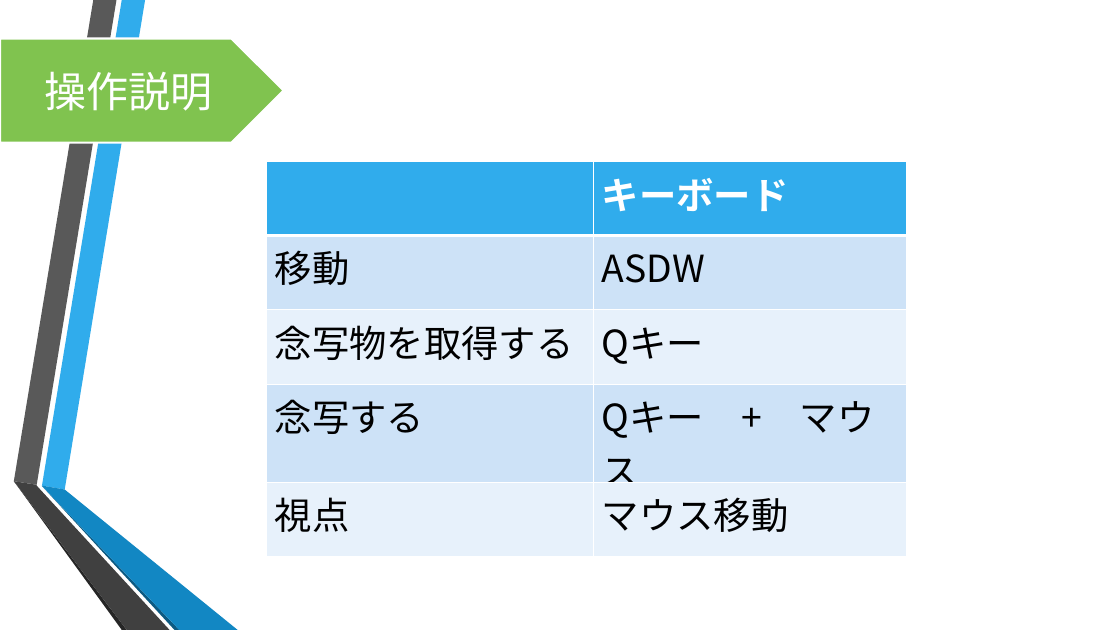
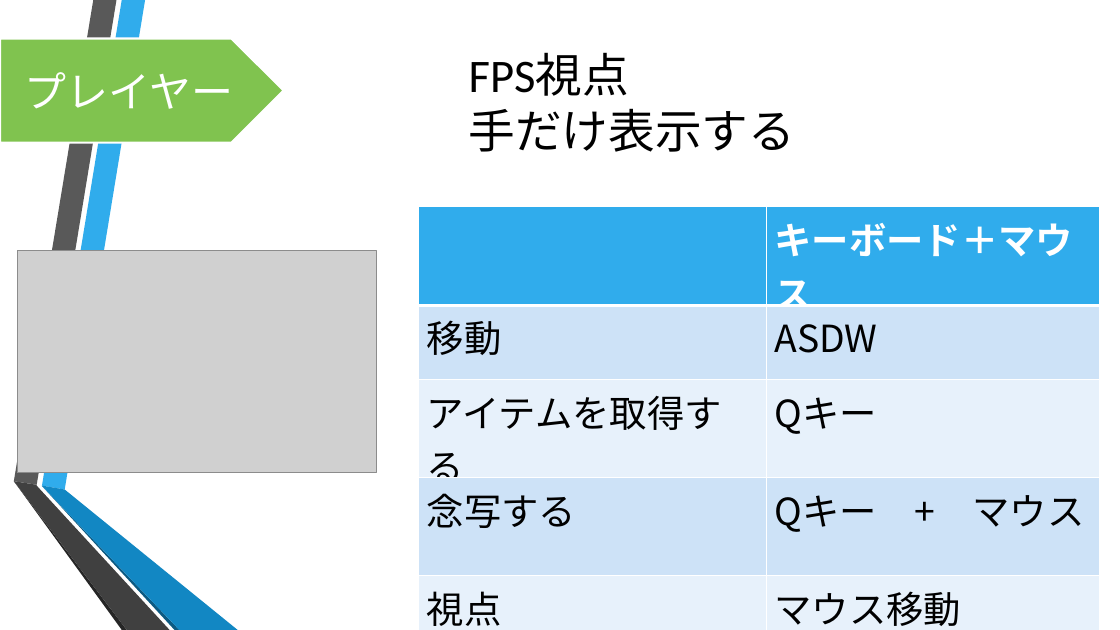
Before and after one commit to motoyaIto/TeamGifu, a slide deck: slide 2 of 超能力脱出劇_仕様書.pptx (slide 6 before the commit). Drawn at 1120x630 pixels with LibreOffice and Linux fonts; fonts in the diff are those of the drawing; grey boxes stand for pictures; background and template pictures are left out. Boxes give left, top, right and bottom in pixels: in the first picture for what was removed or moved away, otherwise in the second. Text is boxed around its words. In the diff, an @@ line names an element or a change of style, - is before the commit and + after.

```diff
--- a/超能力脱出劇_仕様書.pptx
+++ b/超能力脱出劇_仕様書.pptx
@@ text added at [469, 53, 795, 152], 40 pt, text #000000 @@
+FPS視点
+手だけ表示する
@@ text in pentagon arrow at [24, 72, 233, 109]: text changed @@
-操作説明
+プレイヤー
@@ table at [418, 207, 1099, 630] @@
-row 1, column 2: キーボード
+row 1, column 2: キーボード＋マウス
-row 3, column 1: 念写物を取得する
+row 3, column 1: アイテムを取得する
@@ table: place and size @@
-table at [266, 162, 907, 536]
+table at [418, 207, 1099, 630]
@@ picture added at [17, 250, 376, 472] @@
```
Also in this commit, not shown: 9 slides added, 4 slides removed, 19 other files.
